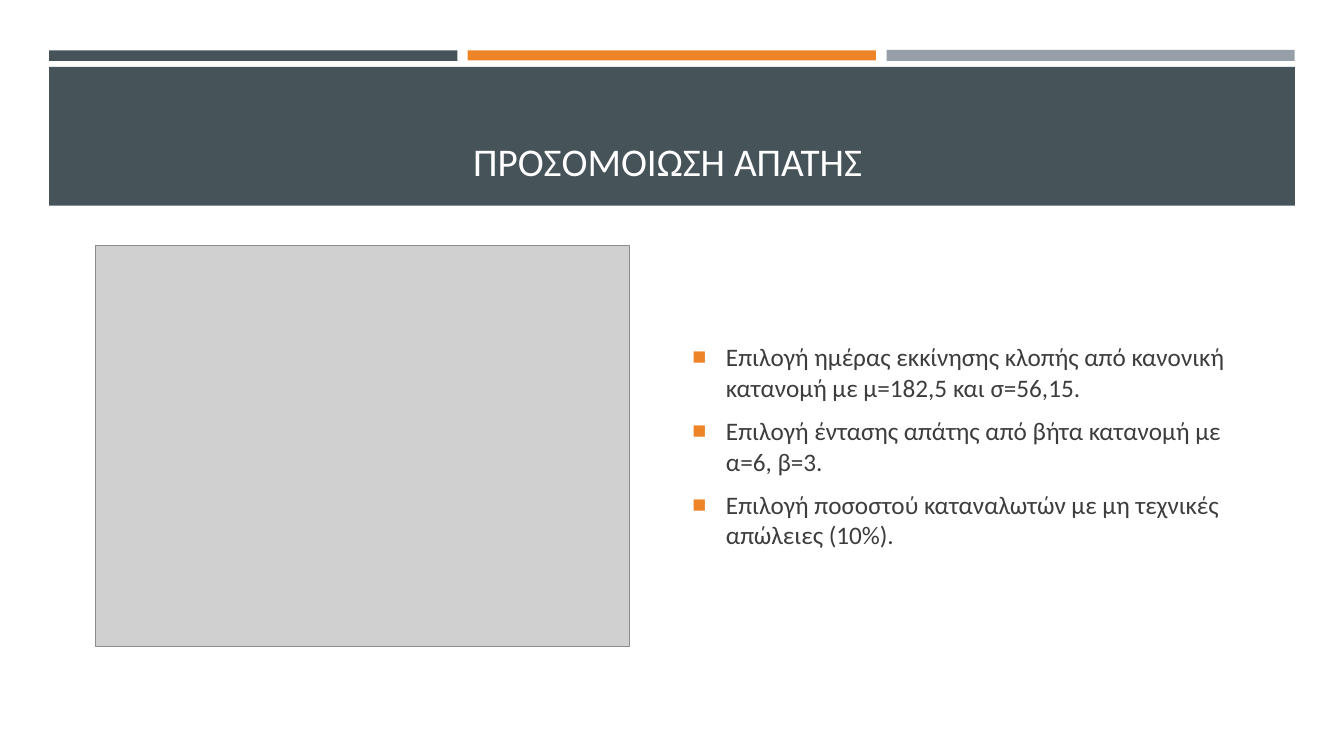
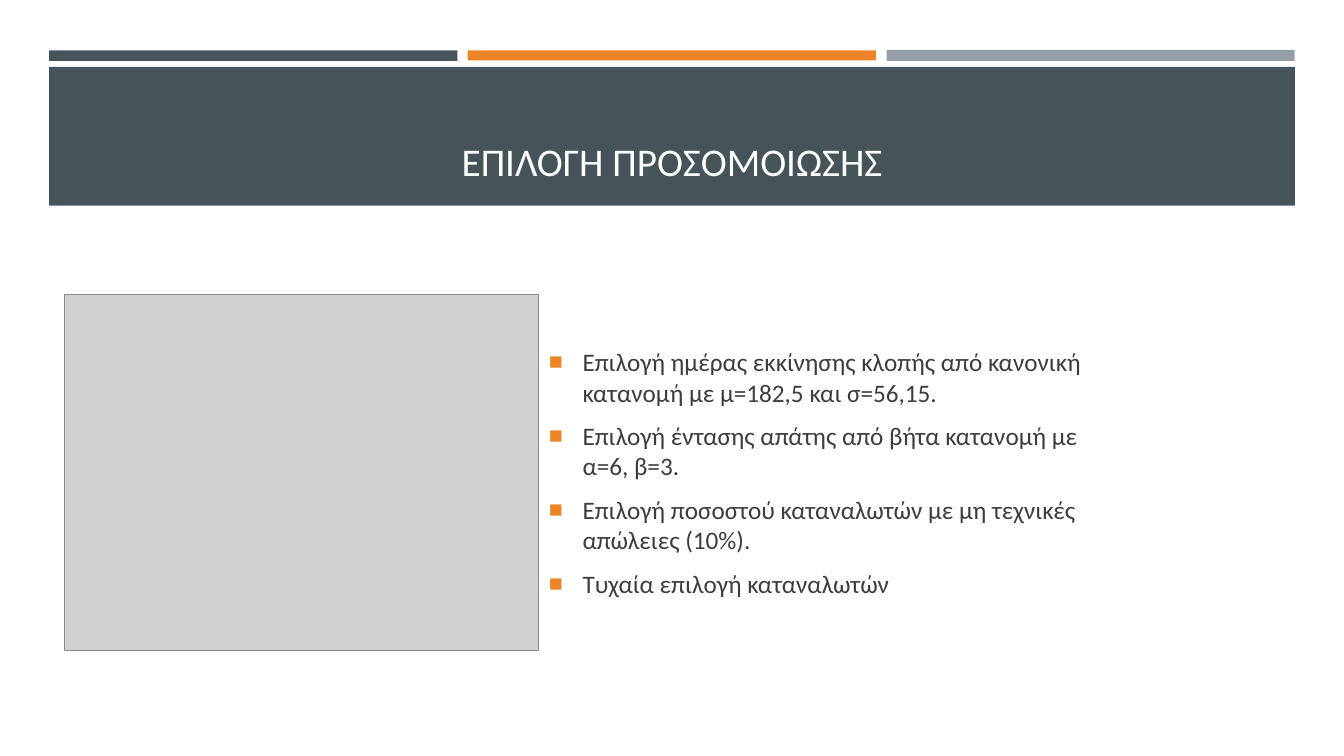
Before and after one commit to thanmitsel/Theft-detection, a slide deck: slide 6 of LateX/Presentation/Ανιχνευση μη τεχνικων απωλειων με συστηματα μηχανικης μαθησης.pptx (slide 5 before the commit). Drawn at 1344x756 pixels with LibreOffice and Linux fonts; fonts in the diff are those of the drawing; grey boxes stand for pictures. Boxes give left, top, right and bottom in pixels: in the first picture for what was removed or moved away, otherwise in the second. Text is boxed around its words. In the diff, an @@ line names an element or a change of style, - is before the commit and + after.

```diff
--- a/LateX/Presentation/Ανιχνευση μη τεχνικων απωλειων με συστηματα μηχανικης μαθησης.pptx
+++ b/LateX/Presentation/Ανιχνευση μη τεχνικων απωλειων με συστηματα μηχανικης μαθησης.pptx
@@ title at <box>462,150,882,177</box>: text changed @@
-ΠΡΟΣΟΜΟΙΩΣΗ ΑΠΑΤΗΣ
+ΕΠΙΛΟΓΗ ΠΡΟΣΟΜΟΙΩΣΗΣ
@@ picture: place and size @@
-picture at <box>96,246,630,646</box>
+picture at <box>65,294,539,650</box>
@@ text "Επιλογή ημέρας εκκίνησης κλοπής από ...": place and size @@
-text "Επιλογή ημέρας εκκίνησης κλοπής από ..." at <box>726,348,1225,548</box>
+text "Επιλογή ημέρας εκκίνησης κλοπής από ..." at <box>583,353,1081,597</box>
@@ text at <box>583,575,889,597</box>: paragraph added @@
+■ Τυχαία επιλογή καταναλωτών
```
Also in this commit, not shown: 10 other slides changed, 4 slides added, 21 other files.
